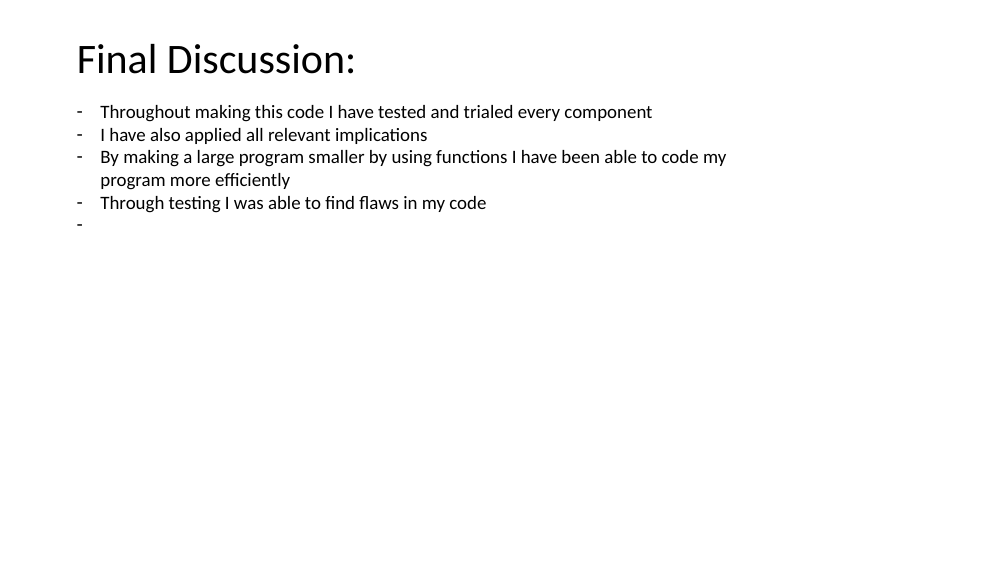
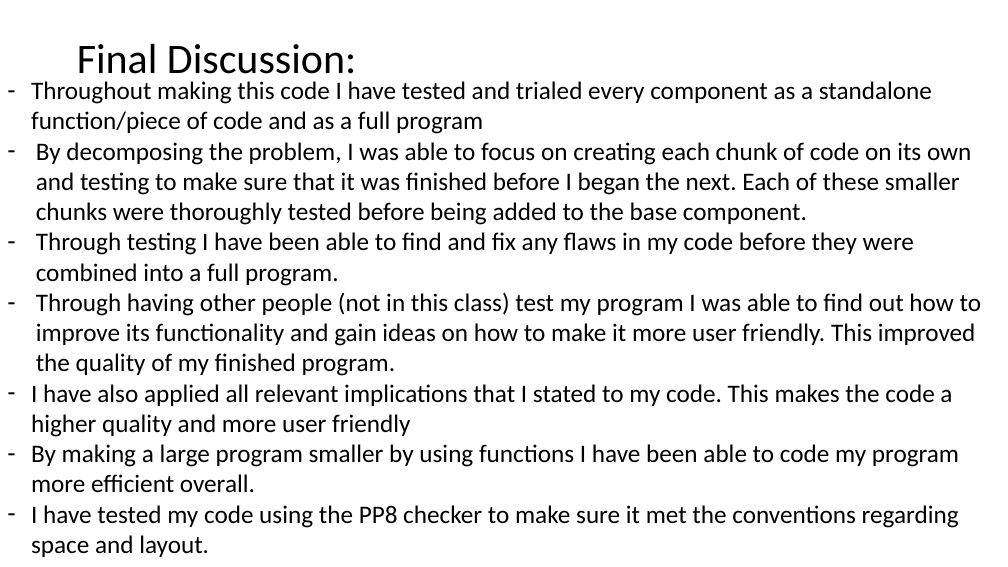
Before and after one commit to MOLLY-S1/Assessment, a slide deck: slide 39 of AS91883(1.7) & AS91884(1.8) Documentation.pptx (slide 38 before the commit). Drawn at 1008x567 pixels with LibreOffice and Linux fonts; fonts in the diff are those of the drawing. Boxes give left, top, right and bottom in pixels: in the first picture for what was removed or moved away, otherwise in the second. Text is boxed around its words. In the diff, an @@ line names an element or a change of style, - is before the commit and + after.

```diff
--- a/AS91883(1.7) & AS91884(1.8) Documentation.pptx
+++ b/AS91883(1.7) & AS91884(1.8) Documentation.pptx
@@ text at (x1=31, y1=81, x2=982, y2=557): text changed; size 18 to 24 pt @@
-– Throughout making this code I have tested and trialed every component
-– I have also applied all relevant implications
-– By making a large program smaller by using functions I have been able to code my program more efficiently
-– Through testing I was able to find flaws in my code
+– Throughout making this code I have tested and trialed every component as a standalone function/piece of code and as a full program
+– By decomposing the problem, I was able to focus on creating each chunk of code on its own and testing to make sure that it was finished before I began the next. Each of these smaller chunks were thoroughly tested before being added to the base component.
+– Through testing I have been able to find and fix any flaws in my code before they were combined into a full program.
+– Through having other people (not in this class) test my program I was able to find out how to improve its functionality and gain ideas on how to make it more user friendly. This improved the quality of my finished program.
+– I have also applied all relevant implications that I stated to my code. This makes the code a higher quality and more user friendly
+– By making a large program smaller by using functions I have been able to code my program more efficient overall.
+– I have tested my code using the PP8 checker to make sure it met the conventions regarding space and layout.
```
Also in this commit, not shown: 4 other slides changed, 1 slide added, 1 other file.
